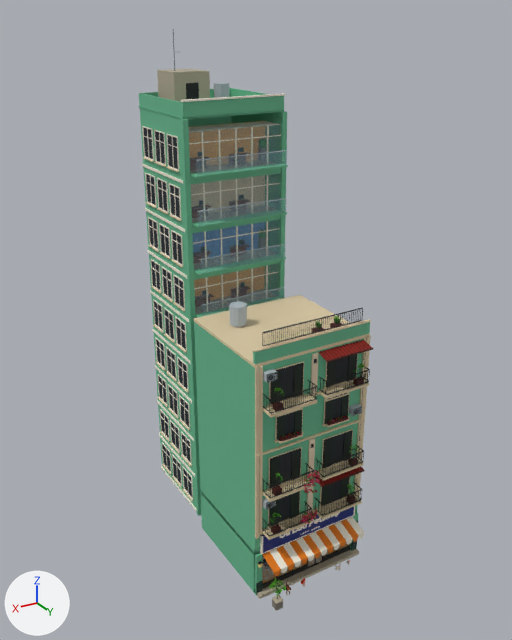
Before and after pictures for a commit that changed the FBX model Assets/PhoViet/Art/Streets/PV_StreetShop07_Petshop.fbx.
Before and after are seen from a camera (50 mm lens) standing at (22.8, 35.1, 35.4) and looking at (0.1, -2.8, 16.5). Lighting does not change. The marker at lower left points along +X, +Y and +Z. The first picture is the older version. Objects named as collision shapes, trigger or cutter boxes, shadow casters or lower levels of detail are left out. Where no turn or scale is listed for an object, it has been applied to the vertices. Vertices at exactly the same position are counted once.

The first picture shows 'PV_StreetShop07_Petshop_LOD0'.
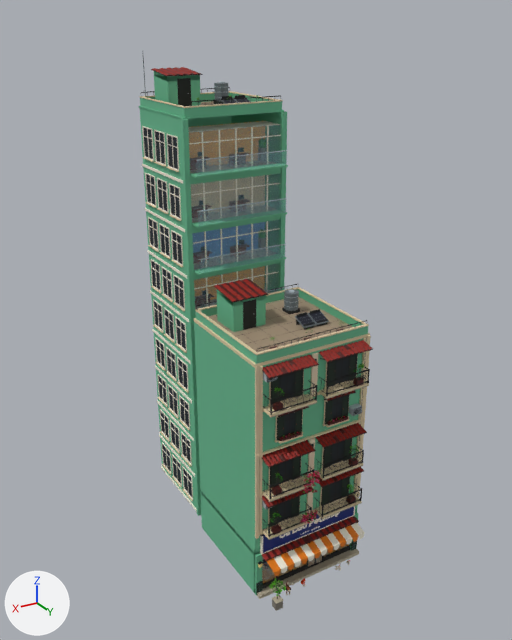
The edits, one by one:
me_pv_streetshop07_petshop_lod0 is used by ob_pv_streetshop07_petshop_lod0; location (0.0, 0.0, 0.0).
me_pv_streetshop07_petshop_lod0 had 27019 vertices, 21778 faces and spanned x -4.2..4.2, y -12.5..6.2, z 0.0..34.6.
me_pv_streetshop07_petshop_lod0 now has 30317 vertices, 22707 faces and spans x -4.2..4.2, y -12.5..6.2, z 0.0..33.3.
me_pv_streetshop07_petshop_lod0 part 1: the loose piece of 8 vertices spanning x -0.1..2.5, y -11.7..-9.1, z 29.7..32.0 is scaled about its middle by (0.025, 0.025, 0.4), then moved by (2.4, 15.1, -25.3).
me_pv_streetshop07_petshop_lod0 part 2: 216 loose pieces with 1626 vertices, spanning x -4.2..4.2, y -12.5..4.9, z 5.2..34.6, are deleted.
me_pv_streetshop07_petshop_lod0 part 3: 199 vertices moved within x -3.7..3.7, y 3.8..4.9, z 5.2..16.8; 1082 vertices removed from x -4.2..4.2, y 3.7..4.9, z 4.9..17.9; 4516 vertices added at x -4.1..4.1, y -3.9..4.9, z 3.1..19.6.
me_pv_streetshop07_petshop_lod0 part 4: 41 vertices removed from x -3.6..3.6, y -12.5..-5.5, z 29.6..31.1; 1459 vertices added at x -3.6..3.6, y -12.5..-5.5, z 29.7..33.3.
Other edits to the shape of me_pv_streetshop07_petshop_lod0 do not show in these pictures.

Boxes [x1, y1, x2, y2] around the edits, measured in the pictures (512 x 640 px; the box of a moved part takes in the faces that stretch with it):
'PV_StreetShop07_Petshop_LOD0', reshaped
    before: [139, 29, 373, 611]
    after: [139, 51, 373, 611]
part 1 of me_pv_streetshop07_petshop_lod0, moved or reshaped
    before: [157, 69, 210, 102]
    after: [268, 525, 270, 537]
part 2 of me_pv_streetshop07_petshop_lod0, deleted
    before: [143, 29, 371, 533]
part 3 of me_pv_streetshop07_petshop_lod0, built on
    before: [253, 322, 373, 540]
    after: [195, 279, 373, 561]
part 4 of me_pv_streetshop07_petshop_lod0, cut back
    before: [139, 82, 266, 117]
    after: [139, 51, 283, 117]
